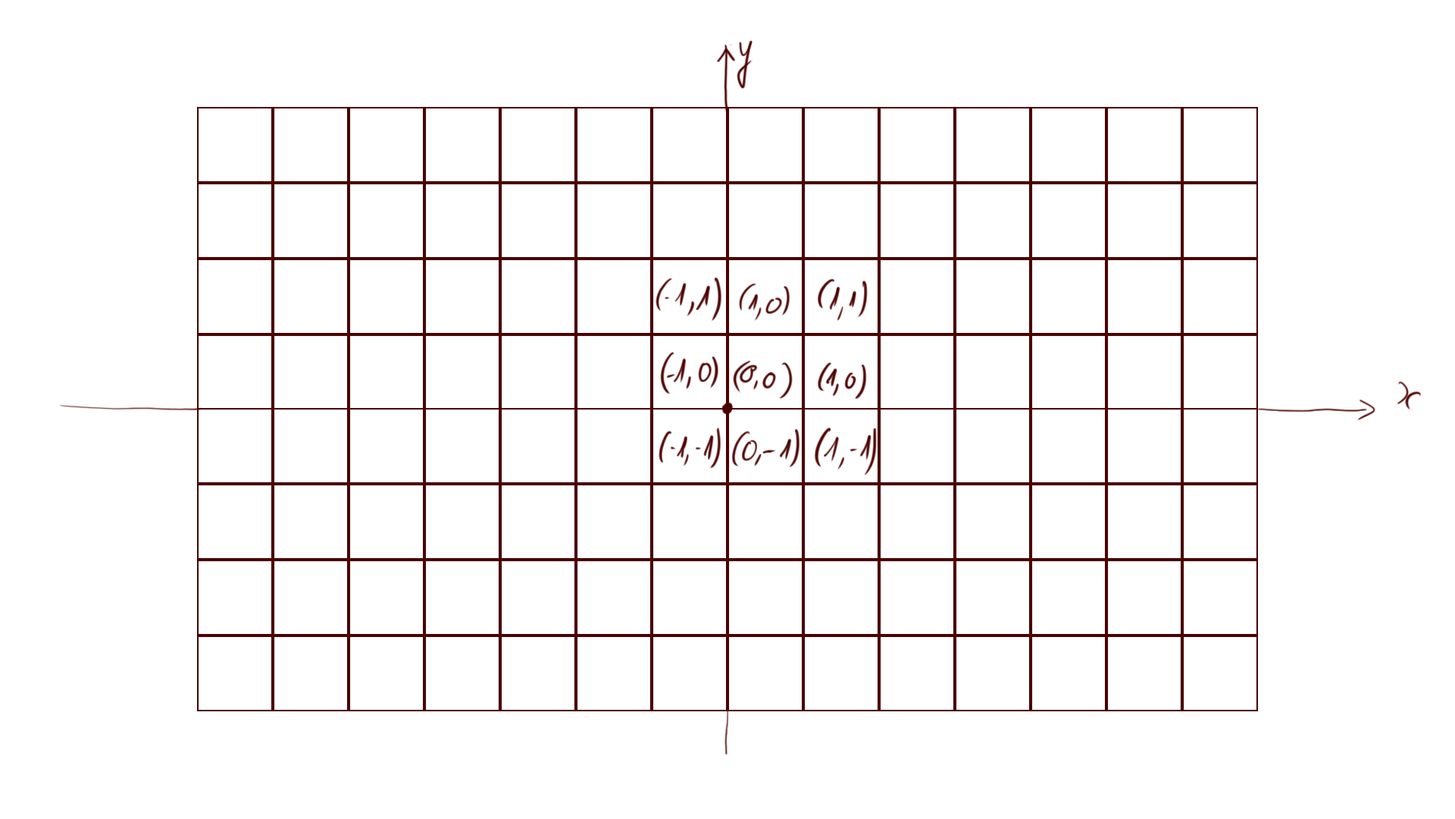
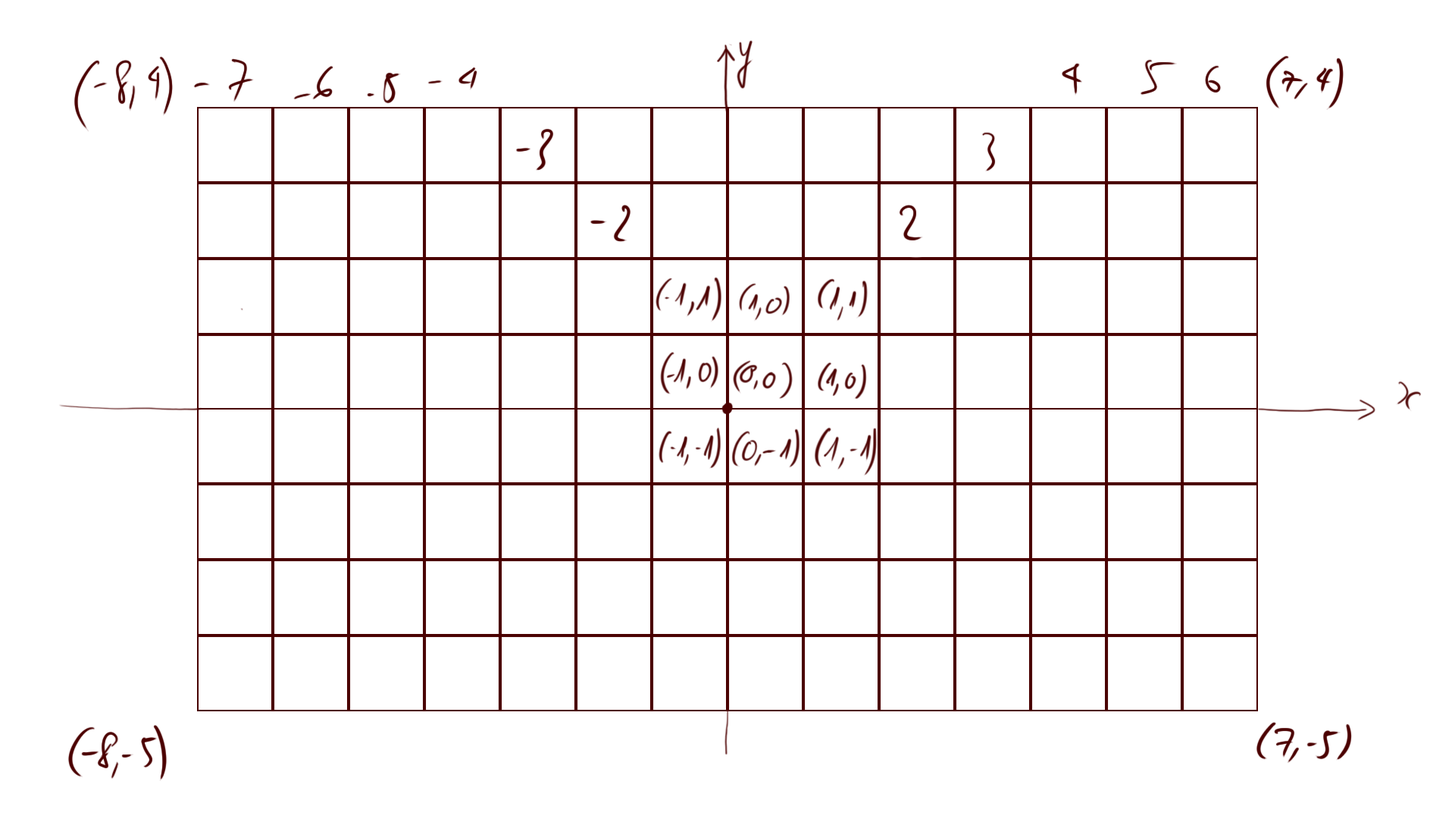
Layers edited between the first and the second 1455 × 819 image:
painted on "Layer 1" over bbox(67, 55, 1354, 781)
